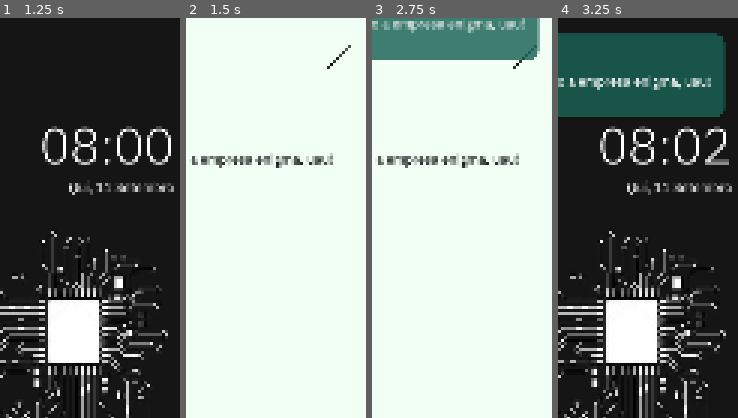
Above: before the commit, frames 1-4 (left to right).
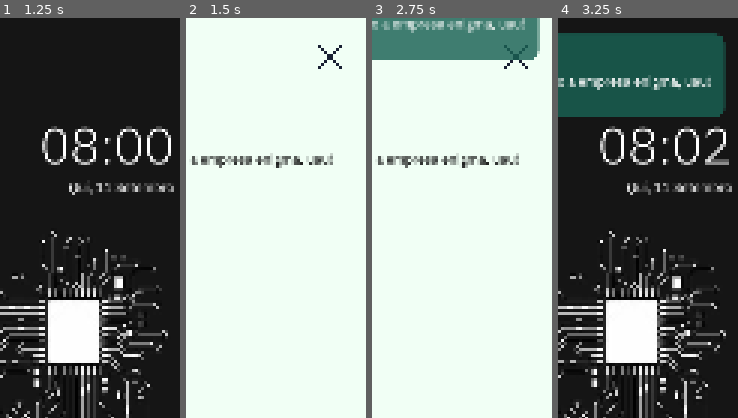
Above: after the commit, the same moments.

Repository: StudioENIGMA/ProjectENIGMA
Game: Godot game, scene res://scenes/main.tscn
The game is run twice, just before and just after one commit, with the same random seed, the same clock (stepped at 60 frames per second) and the same inputs. The engine's default icon, where the game draws it, is replaced by a stand-in: a white triangle on a blue panel in a dark square.
Inputs (mouse positions are % of the whole screen's width and height, from its top left; square brackets give the same spot before the commit, where the layout moved):
- Up to frame 1 (1.25 s): click "NEW GAME" at 0.5 s
- Up to frame 2 (1.5 s): click "Messages" at 1.25 s
- Up to frame 3 (2.75 s): click (8, 5) [10, 4] at 2 s
- Up to frame 4 (3.25 s): click (92, 5) at 2.75 s
The pictures show only the part of the screen within x 50-100%, y 0-50%; the shares and areas given below are measured in that part.

Frame 1 is identical in both runs. In frame 2, 0.3% of the frame differs, in the area x 73-92%, y 6-13%; in frame 3, 0.3%; in frame 4, nothing differs.

Commit message:
fix: changed the back button of message chat

Diff:
--- /dev/null
+++ b/assets/icons/back.svg
@@ -0,0 +1,16 @@
+<?xml version="1.0" encoding="UTF-8" standalone="no"?>
+<!-- Created with Inkscape (http://www.inkscape.org/) -->
+
+<svg
+   width="260.75781"
+   height="474.99948"
+   viewBox="0 0 68.992169 125.67695"
+   version="1.1"
+   id="svg1"
+   xml:space="preserve"
+   xmlns="http://www.w3.org/2000/svg"
+   xmlns:svg="http://www.w3.org/2000/svg"><defs
+     id="defs1" /><path
+     id="rect6"
+     style="fill:#1a2033;fill-opacity:1;stroke-width:0.666203;stroke-linecap:round;stroke-linejoin:round"
+     d="m 65.966106,1.9140792e-5 c 0.7728,-9.9999998e-6 1.5456,0.282099999208 2.1378,0.846219999208 1.1844,1.12827006 1.1845,2.94468006 1e-4,4.07293006 L 7.3019055,62.838749 68.103906,120.75781 c 1.1844,1.12825 1.1845,2.94467 0,4.07299 -1.1844,1.12824 -3.0912,1.12819 -4.2757,-6e-5 L 0.88840542,64.875199 c -0.074,-0.0705 -0.1435,-0.14397 -0.2082,-0.21954 -0.9716,-1.13337 -0.9022,-2.79618 0.2082,-3.8539 L 63.828206,0.84618914 c 0.5922,-0.56412 1.365,-0.846169999208 2.1379,-0.846169999208 z" /></svg>
--- a/assets/icons/x.svg
+++ b/assets/icons/x.svg
@@ -1,4 +1,19 @@
-<?xml version="1.0" encoding="utf-8"?><!-- Uploaded to: SVG Repo, www.svgrepo.com, Generator: SVG Repo Mixer Tools -->
-<svg fill="#000000" width="800px" height="800px" viewBox="0 0 256 256" id="Flat" xmlns="http://www.w3.org/2000/svg">
-  <path d="M202.82861,197.17188a3.99991,3.99991,0,1,1-5.65722,5.65624L128,133.65723,58.82861,202.82812a3.99991,3.99991,0,0,1-5.65722-5.65624L122.343,128,53.17139,58.82812a3.99991,3.99991,0,0,1,5.65722-5.65624L128,122.34277l69.17139-69.17089a3.99991,3.99991,0,0,1,5.65722,5.65624L133.657,128Z"/>
-</svg>
+<?xml version="1.0" encoding="UTF-8" standalone="no"?>
+<!-- Created with Inkscape (http://www.inkscape.org/) -->
+
+<svg
+   width="474.99951"
+   height="474.99948"
+   viewBox="0 0 125.67695 125.67695"
+   version="1.1"
+   id="svg1"
+   xml:space="preserve"
+   xmlns="http://www.w3.org/2000/svg"
+   xmlns:svg="http://www.w3.org/2000/svg"><defs
+     id="defs1" /><g
+     style="fill:#1a2033;fill-opacity:1"
+     id="g3"
+     transform="matrix(0.82682292,0,0,0.82682292,-42.995177,-42.995191)"><path
+       d="m 202.82861,197.17188 a 3.9999122,3.9999122 0 1 1 -5.65722,5.65624 L 128,133.65723 58.82861,202.82812 a 3.9999122,3.9999122 0 0 1 -5.65722,-5.65624 L 122.343,128 53.17139,58.82812 a 3.9999122,3.9999122 0 0 1 5.65722,-5.65624 L 128,122.34277 197.17139,53.17188 a 3.9999122,3.9999122 0 0 1 5.65722,5.65624 L 133.657,128 Z"
+       id="path1-7"
+       style="fill:#1a2033;fill-opacity:1" /></g></svg>
--- a/scenes/messages_chat.tscn
+++ b/scenes/messages_chat.tscn
@@ -1,5 +1,6 @@
-[gd_scene load_steps=3 format=3 uid="uid://b2nkg5lcmsjeu"]
+[gd_scene load_steps=4 format=3 uid="uid://b2nkg5lcmsjeu"]
 
+[ext_resource type="Texture2D" uid="uid://cywg1bclbag71" path="res://assets/icons/back.svg" id="2_ipib6"]
 [ext_resource type="FontFile" uid="uid://cwojsg0irciae" path="res://assets/fonts/IBMPlexSans-Bold.ttf" id="2_s3mx7"]
 
 [sub_resource type="StyleBoxFlat" id="StyleBoxFlat_qqu0a"]
@@ -22,12 +23,14 @@
 theme_override_constants/separation = 18
 
 [node name="Button" type="Button" parent="."]
-offset_left = -507.0
-offset_top = -1163.0
-offset_right = -350.0
-offset_bottom = -1060.0
+offset_left = -474.0
+offset_top = -1117.0
+offset_right = -213.0
+offset_bottom = -642.0
+scale = Vector2(0.154, 0.154)
 theme_override_colors/font_color = Color(0, 0, 0, 1)
 theme_override_fonts/font = ExtResource("2_s3mx7")
 theme_override_font_sizes/font_size = 60
 theme_override_styles/normal = SubResource("StyleBoxFlat_qqu0a")
-text = "< --"
+icon = ExtResource("2_ipib6")
+flat = true
Not shown, added: assets/icons/back.svg.import
